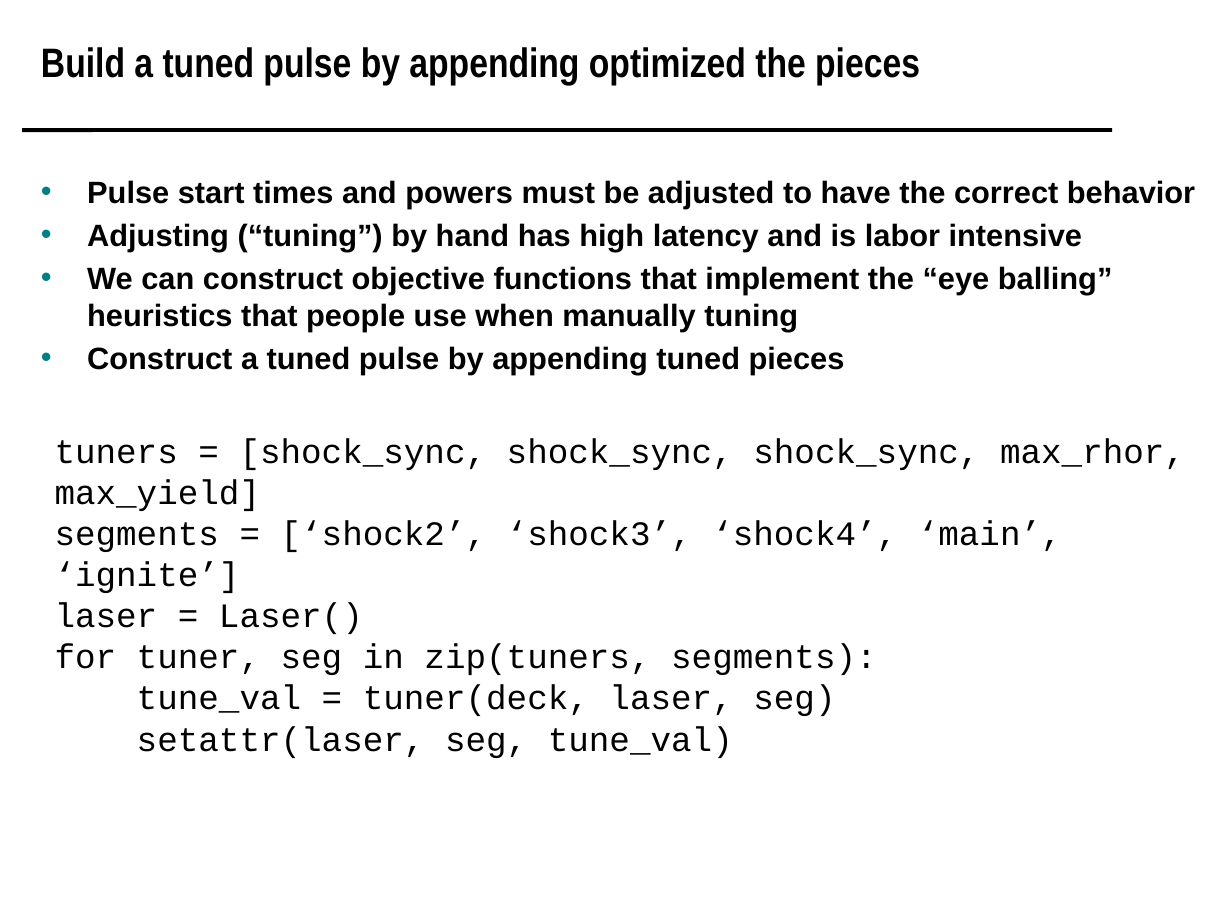
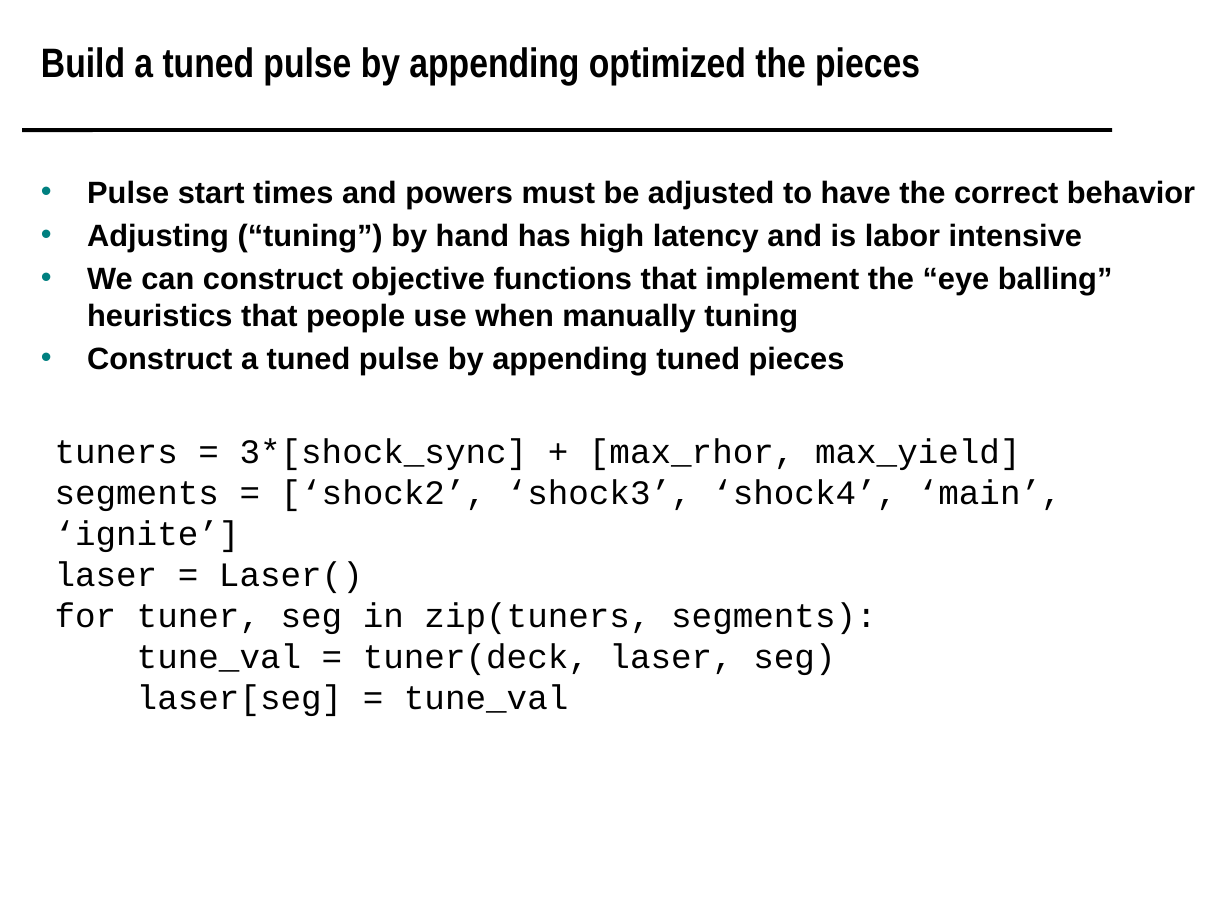
Before and after one commit to scipy-conference/scipy_proceedings, a slide deck: slide 8 of papers/koningterry/slides.pptx. Drawn at 1232x924 pixels with LibreOffice and Linux fonts; fonts in the diff are those of the drawing; background and template pictures are left out. Boxes give left, top, right and bottom in pixels: in the first picture for what was removed or moved away, otherwise in the second. Text is boxed around its words. In the diff, an @@ line names an element or a change of style, - is before the commit and + after.

```diff
--- a/papers/koningterry/slides.pptx
+++ b/papers/koningterry/slides.pptx
@@ text at bbox=[55, 438, 1021, 470]: text changed @@
-tuners = [shock_sync, shock_sync, shock_sync, max_rhor, max_yield]
+tuners = 3*[shock_sync] + [max_rhor, max_yield]
@@ text at bbox=[137, 685, 568, 716]: text changed @@
-setattr(laser, seg, tune_val)
+laser[seg] = tune_val
```
Also in this commit, not shown: 3 other slides changed.
